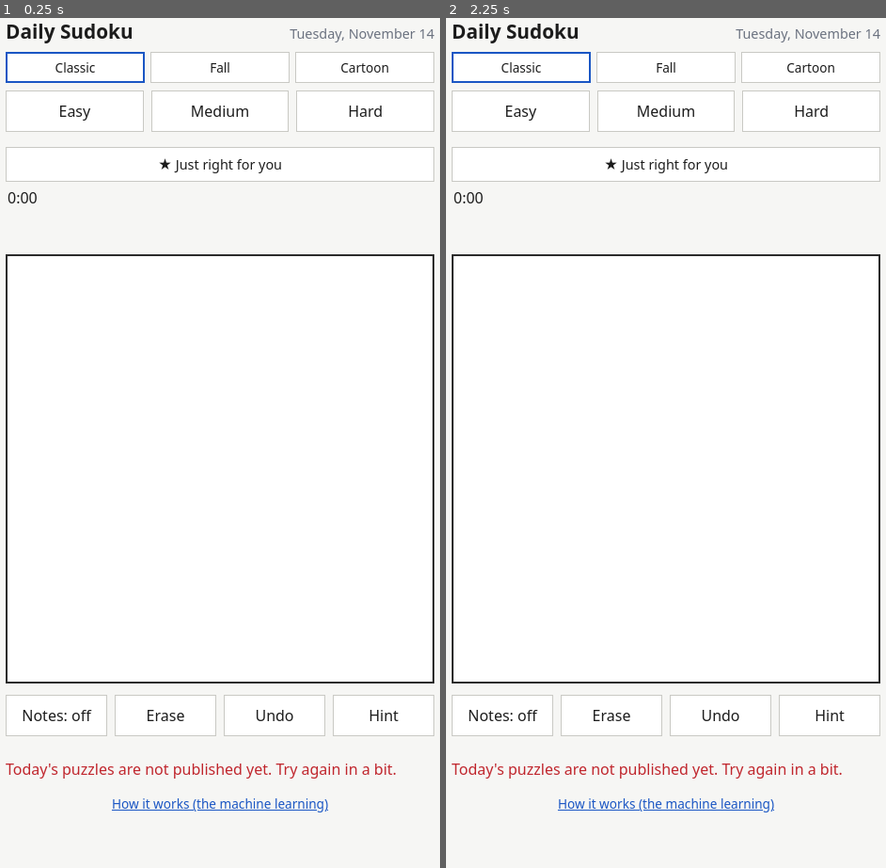
Above: before the commit, frames 1-2 (left to right).
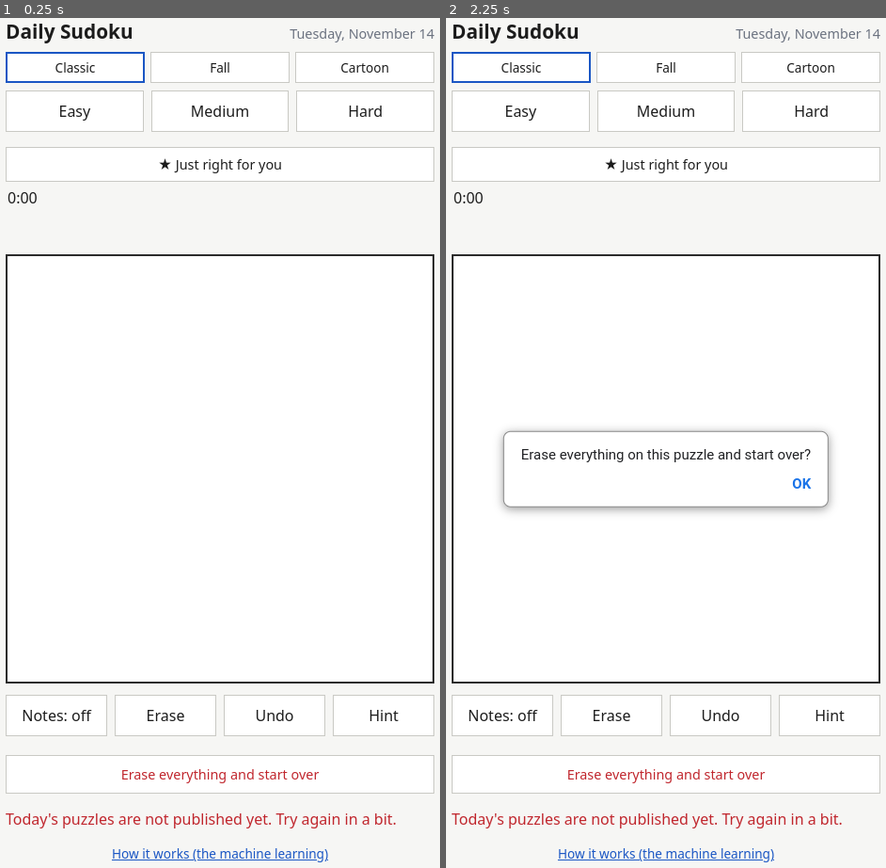
Above: after the commit, the same moments.

Repository: aiyma-a/daily-sudoku
Game: browser game, page docs/index.html
The game is run twice, just before and just after one commit, with the same random seed, the same clock (stepped at 60 frames per second) and the same inputs. When the page shows a pop-up message, it is drawn as a white box for half a second while everything else waits; a line starting with > is the answer the replay typed.
Inputs (mouse positions are in pixels of both pictures, inside the frame that each line leads up to):
- Up to frame 1 (0.25 s): no input
- Up to frame 2 (2.25 s): click "Classic" at 0.27 s; click "Medium" (after the commit: "Erase everything and start ov…") at 0.52 s; tap Space at 1.1, 1.6, 2.1 s; click (666, 774) at 2.02 s, where only the run after the commit has a clickable "Erase everything and start ov…"

The runs differ from the first frame. In frame 1, 1.9% of the frame differs, in the area x 1-99%, y 86-100%; in frame 2, 3.2%, in the area x 1-99%, y 48-100%.
Error before the commit: TypeError: Cannot read properties of null (reading 'medium')
Error after the commit: TypeError: Cannot read properties of null (reading 'counted')

Commit message:
Add 'Erase everything and start over' button
Co-Authored-By: Claude Sonnet 5.5 <noreply@anthropic.com>

Diff:
--- a/docs/app.js
+++ b/docs/app.js
@@ -182,6 +182,20 @@
     afterMove();
   }
 
+  // Wipe everything on this puzzle (numbers, notes, timer) and start fresh.
+  function startOver() {
+    if (!confirm("Erase everything on this puzzle and start over?")) return;
+    const wasCounted = st.counted;
+    st = fresh();
+    st.counted = wasCounted;   // a finished puzzle was already learned from
+    hint = null; tip = ""; sel = -1; lastMove = 0;
+    $("board").classList.remove("win");
+    $("hint").classList.remove("pulse");
+    save();
+    render();
+    startTimer();
+  }
+
   function undo() {
     const h = st.history.pop();
     if (!h || st.done) return;
@@ -294,6 +308,7 @@
   $("notes").addEventListener("click", () => { notesOn = !notesOn; render(); });
   $("erase").addEventListener("click", erase);
   $("undo").addEventListener("click", undo);
+  $("reset").addEventListener("click", startOver);
   $("hint").addEventListener("click", giveHint);
   $("fit").addEventListener("click", () => {
     const open = LEVELS.filter((lv) => !isDone(lv))
--- a/docs/index.html
+++ b/docs/index.html
@@ -39,6 +39,7 @@
     <button id="hint">Hint</button>
   </div>
   <div id="pad"></div>
+  <button id="reset">Erase everything and start over</button>
   <p id="error" hidden></p>
   <p id="how"><a href="how.html">How it works (the machine learning)</a></p>
 </main>
--- a/docs/style.css
+++ b/docs/style.css
@@ -152,3 +152,4 @@
 @keyframes hintbtn { 50% { box-shadow: 0 0 0 4px color-mix(in srgb, var(--accent) 35%, transparent); } }
 #how { text-align: center; margin: 14px 0 0; font-size: .85rem; }
 #how a { color: var(--accent); }
+#reset { width: 100%; margin: 12px 0 0; padding: 10px; font-size: .9rem; color: var(--conflict-text); }
